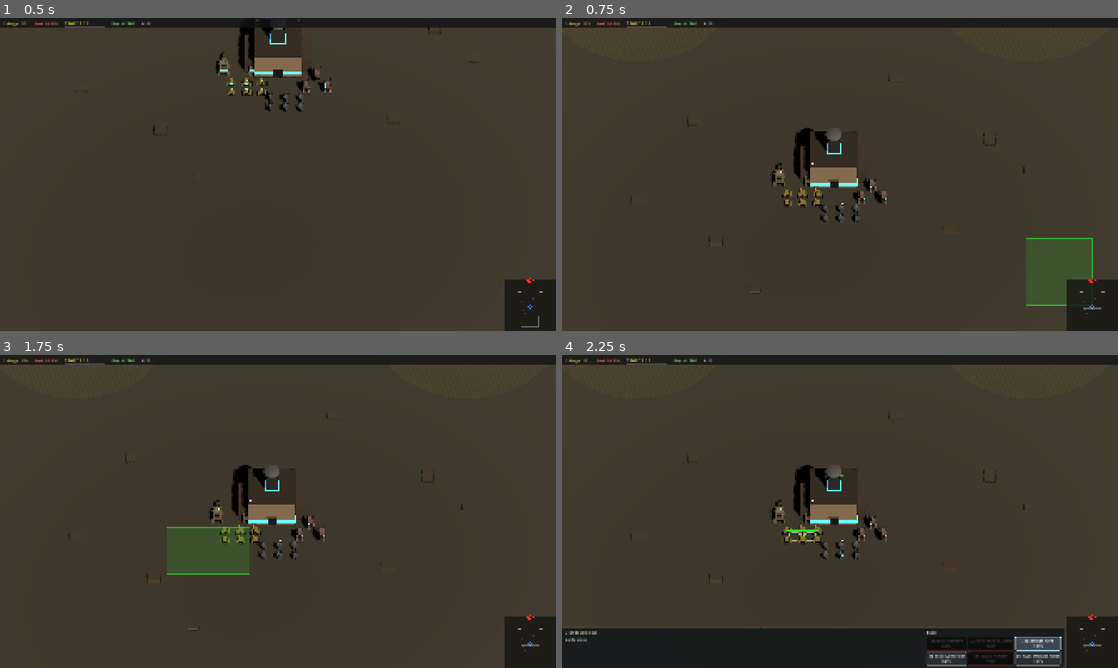
Above: before the commit, frames 1-4 (two rows, left to right).
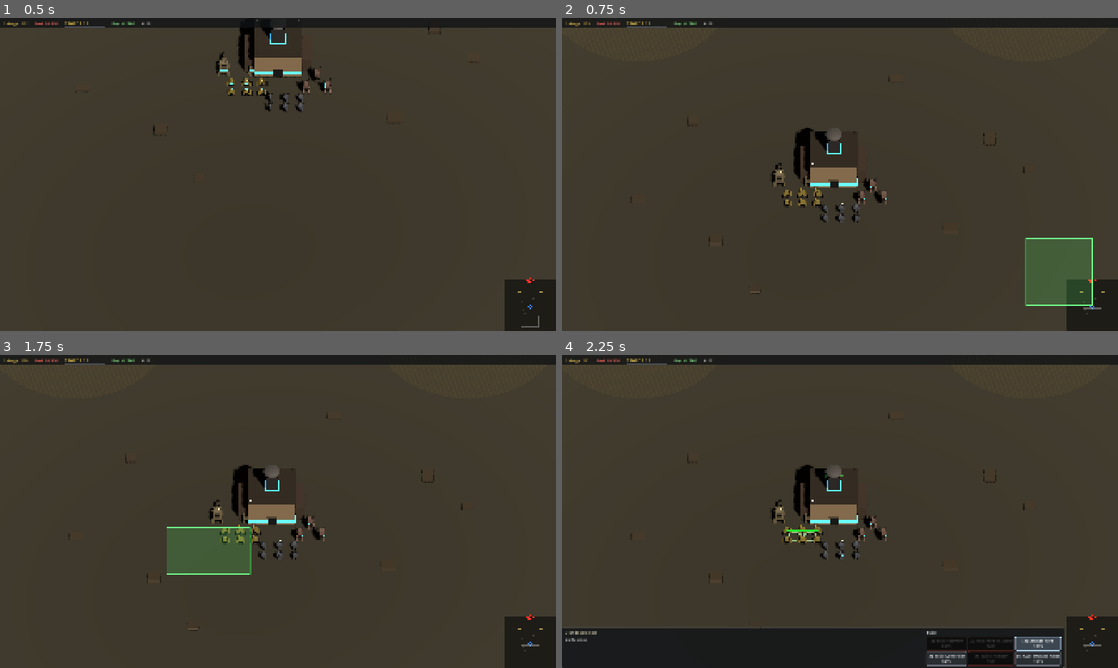
Above: after the commit, the same moments.

Repository: Alkhalim/DrossFront
Game: Godot game, scene res://scenes/test_arena.tscn
Same seed, same stepped clock (60 frames per second), same inputs: the game is played once before the commit and once after it.
Inputs (mouse positions are in pixels of both pictures, inside the frame that each line leads up to):
- Up to frame 1 (0.5 s): no input
- Up to frame 2 (0.75 s): tap Enter at 0.5 s; drag from (1090, 305) to (895, 105) at 0.52 s
- Up to frame 3 (1.75 s): drag from (166, 527) to (250, 574) at 1.27 s
- Up to frame 4 (2.25 s): click "[3] Salvage Yard 120S" at 2 s

Frame 1 is identical in both runs. In frame 2, 0.6% of the frame differs, in the area x 83-96%, y 70-92%; in frame 3, 0.2%; in frame 4, nothing differs.

Commit message:
Drag-rect on top, projectiles + flashes from real cannon muzzles
- SelectionBoxDisplay sets z_index=10 in _ready so the drag rectangle
  renders above the HUD instead of being hidden behind it. Visual
  upgraded to a thicker outer glow + crisp inner border + translucent
  green fill so the box reads against busy battlefields.
- Unit tracks per-cannon muzzle Z offsets in _member_data
  (cannon_muzzle_z, parallel to cannons), capturing the actual barrel
  length plus any muzzle-ring/sleeve offset at build time.
- New Unit.get_muzzle_positions() returns world-space barrel tips for
  each alive squad member's primary cannon, computed via
  pivot.global_transform * Vector3(0, 0, -muzzle_z) so the answer is
  always correct under recoil and unit rotation. Falls back to a
  chest-forward point for clawless engineers.
- combat_component now spawns projectiles AND muzzle flashes at those
  real muzzle positions, so the shot visibly emerges from the barrel
  tip rather than the unit's chest.

Co-Authored-By: Claude Opus 4.7 (1M context) <noreply@anthropic.com>

Diff:
--- a/scripts/combat_component.gd
+++ b/scripts/combat_component.gd
@@ -302,19 +302,22 @@
 	var damage_per_member: float = float(base_damage) * role_mod * dir_mod * accuracy * (1.0 - armor_reduction)
 	var per_member_dmg: int = maxi(int(damage_per_member), 1)
 
-	# Fire one projectile per alive squad member
+	# Fire one projectile per alive squad member, originating at the actual
+	# barrel tip (falls back to chest-height if the unit has no cannons).
 	var proj_script: GDScript = load("res://scripts/projectile.gd") as GDScript
-	var member_positions: Array[Vector3] = []
-	if _unit.has_method("get_member_positions"):
-		member_positions = _unit.get_member_positions()
+	var muzzle_positions: Array[Vector3] = []
+	if _unit.has_method("get_muzzle_positions"):
+		muzzle_positions = _unit.get_muzzle_positions()
+	if muzzle_positions.is_empty() and _unit.has_method("get_member_positions"):
+		muzzle_positions = _unit.get_member_positions()
 
 	for i: int in shots:
 		_current_target.take_damage(per_member_dmg, _unit)
 
 		if proj_script:
 			var fire_pos: Vector3 = _unit.global_position
-			if i < member_positions.size():
-				fire_pos = member_positions[i]
+			if i < muzzle_positions.size():
+				fire_pos = muzzle_positions[i]
 			var proj: Node3D = proj_script.create(fire_pos, _current_target.global_position, weapon.role_tag, weapon.rof_tier)
 			get_tree().current_scene.add_child(proj)
 
@@ -339,19 +342,18 @@
 	mat.emission = Color(1.0, 0.7, 0.1, 1.0)
 	mat.emission_energy_multiplier = 6.0
 
+	# Prefer real barrel-tip positions; fall back to chest-height if none.
 	var positions: Array[Vector3] = []
-	if _unit.has_method("get_member_positions"):
-		positions = _unit.get_member_positions()
+	if _unit.has_method("get_muzzle_positions"):
+		positions = _unit.get_muzzle_positions()
 
 	if positions.is_empty():
 		_create_flash_at(_unit.global_position + Vector3(0, 1.2, 0), mat)
 		return
 
-	# get_member_positions() now returns chest-height world positions, so we
-	# only need to push the flash forward to the muzzle.
-	var forward: Vector3 = -_unit.global_basis.z.normalized()
+	# Muzzle positions are already at the barrel tip — flash directly there.
 	for pos: Vector3 in positions:
-		_create_flash_at(pos + forward * 0.6, mat)
+		_create_flash_at(pos, mat)
 
 
 func _create_flash_at(pos: Vector3, mat: StandardMaterial3D) -> void:
--- a/scripts/selection_box_display.gd
+++ b/scripts/selection_box_display.gd
@@ -1,13 +1,25 @@
 class_name SelectionBoxDisplay
 extends Control
-## Draws the drag-selection rectangle on screen.
+## Draws the drag-selection rectangle on screen. Sits above the HUD via a high
+## z_index so the box is visible over panels and the minimap.
+
+const DRAG_THRESHOLD: float = 5.0
 
 var _is_dragging: bool = false
 var _start: Vector2 = Vector2.ZERO
 var _end: Vector2 = Vector2.ZERO
 
-var _box_color: Color = Color(0.2, 0.9, 0.2, 0.15)
-var _border_color: Color = Color(0.2, 0.9, 0.2, 0.6)
+const FILL_COLOR: Color = Color(0.35, 1.0, 0.45, 0.18)
+const BORDER_COLOR: Color = Color(0.45, 1.0, 0.55, 0.95)
+const BORDER_GLOW: Color = Color(0.2, 0.8, 0.3, 0.55)
+
+
+func _ready() -> void:
+	# Render above the HUD layer so the rectangle is visible over panels.
+	z_index = 10
+	# Cover the full viewport so _draw can paint anywhere.
+	set_anchors_and_offsets_preset(Control.PRESET_FULL_RECT)
+	mouse_filter = Control.MOUSE_FILTER_IGNORE
 
 
 func _input(event: InputEvent) -> void:
@@ -19,13 +31,14 @@
 				_end = mb.position
 				_is_dragging = false
 			else:
-				_is_dragging = false
-				queue_redraw()
+				if _is_dragging:
+					_is_dragging = false
+					queue_redraw()
 
 	elif event is InputEventMouseMotion and Input.is_mouse_button_pressed(MOUSE_BUTTON_LEFT):
 		var motion: InputEventMouseMotion = event as InputEventMouseMotion
 		_end = motion.position
-		if not _is_dragging and (_end - _start).length() > 5.0:
+		if not _is_dragging and (_end - _start).length() > DRAG_THRESHOLD:
 			_is_dragging = true
 		if _is_dragging:
 			queue_redraw()
@@ -35,5 +48,9 @@
 	if not _is_dragging:
 		return
 	var rect := Rect2(_start, _end - _start).abs()
-	draw_rect(rect, _box_color, true)
-	draw_rect(rect, _border_color, false, 1.5)
+	# Thin outer glow for visibility against busy battlefields.
+	var glow_rect := Rect2(rect.position - Vector2(1, 1), rect.size + Vector2(2, 2))
+	draw_rect(glow_rect, BORDER_GLOW, false, 3.0)
+	# Translucent fill + crisp inner border.
+	draw_rect(rect, FILL_COLOR, true)
+	draw_rect(rect, BORDER_COLOR, false, 1.5)
--- a/scripts/unit.gd
+++ b/scripts/unit.gd
@@ -366,6 +366,10 @@
 	# applied as an additive offset (the Bulwark hull-mounted gun sits at the
 	# chassis front, not at z=0).
 	var cannon_rest_z: Array = []
+	# Parallel to `cannons` — distance from each pivot's origin to its barrel
+	# tip (always positive; we treat -Z as forward when looking up the muzzle
+	# point in get_muzzle_positions).
+	var cannon_muzzle_z: Array = []
 
 	if cannon_kind == "platform":
 		# Bulwark — tank-destroyer hull. Cannon is mounted in the center of
@@ -524,6 +528,8 @@
 		shoulders.append(mantlet)
 		cannons.append(cannon_pivot)
 		cannon_rest_z.append(cannon_pivot.position.z)
+		# Bulwark muzzle sits at -barrel_len - 0.07 in pivot-local space.
+		cannon_muzzle_z.append(barrel_len + 0.07)
 	elif cannon_kind != "none":
 		# Sentinel-style mounts cannons at the cockpit (top of head); standard
 		# bipeds mount them on the torso shoulders.
@@ -602,6 +608,10 @@
 			shoulders.append(shoulder)
 			cannons.append(cannon_pivot)
 			cannon_rest_z.append(cannon_pivot.position.z)
+			# Shoulder cannons: barrel tip + muzzle ring at cannon_size.z + 0.02.
+			# Claw arms (engineers) put fingers at -size.z - 0.08, but they
+			# don't fire — using the same value is harmless.
+			cannon_muzzle_z.append(cannon_size.z + 0.05)
 
 			# Shoulder pauldron cap — small angled plate atop each shoulder.
 			var pauldron := MeshInstance3D.new()
@@ -656,6 +666,7 @@
 		"shoulders": shoulders,
 		"cannons": cannons,
 		"cannon_rest_z": cannon_rest_z,
+		"cannon_muzzle_z": cannon_muzzle_z,
 		"torso": torso,
 		"head": head,
 		"mats": mats,
@@ -1682,3 +1693,37 @@
 		if is_instance_valid(member) and member.visible:
 			positions.append(member.global_position + Vector3(0, chest_offset, 0))
 	return positions
+
+
+func get_muzzle_positions() -> Array[Vector3]:
+	## World-space barrel-tip positions, one per alive squad member's primary
+	## cannon. Used by combat to spawn projectiles and muzzle flashes at the
+	## actual gun mouth instead of the unit's chest. Falls back to
+	## get_member_positions for members that lack a cannon.
+	var positions: Array[Vector3] = []
+	for i: int in _member_data.size():
+		if i >= member_hp.size() or member_hp[i] <= 0:
+			continue
+		var data: Dictionary = _member_data[i]
+		var member: Node3D = data["root"]
+		if not is_instance_valid(member) or not member.visible:
+			continue
+		var cannons: Array = data["cannons"] as Array
+		var muzzle_zs: Array = data.get("cannon_muzzle_z", []) as Array
+		if cannons.is_empty():
+			# No cannons (e.g., engineer's claw isn't tracked here) — fall back
+			# to a chest-forward point so projectiles still leave the body.
+			var chest: Vector3 = member.global_position + Vector3(0, _mech_total_height() * 0.55, 0)
+			var forward: Vector3 = -global_basis.z.normalized()
+			positions.append(chest + forward * 0.4)
+			continue
+		# Use the first cannon's barrel tip — alternates can come later if
+		# we want twin-cannon mechs to fire from each barrel in turn.
+		var pivot: Node3D = cannons[0]
+		if not is_instance_valid(pivot):
+			continue
+		var muzzle_z: float = 0.5
+		if muzzle_zs.size() > 0:
+			muzzle_z = muzzle_zs[0] as float
+		positions.append(pivot.global_transform * Vector3(0, 0, -muzzle_z))
+	return positions
